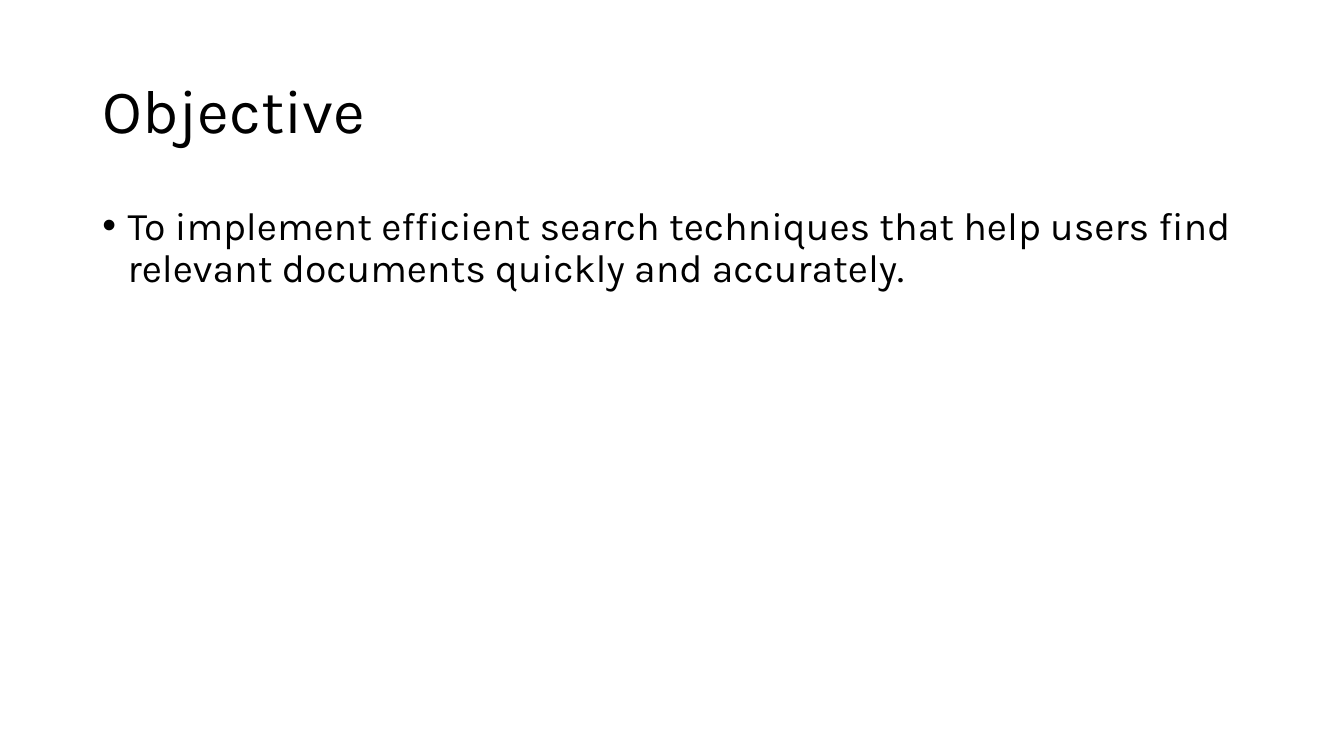
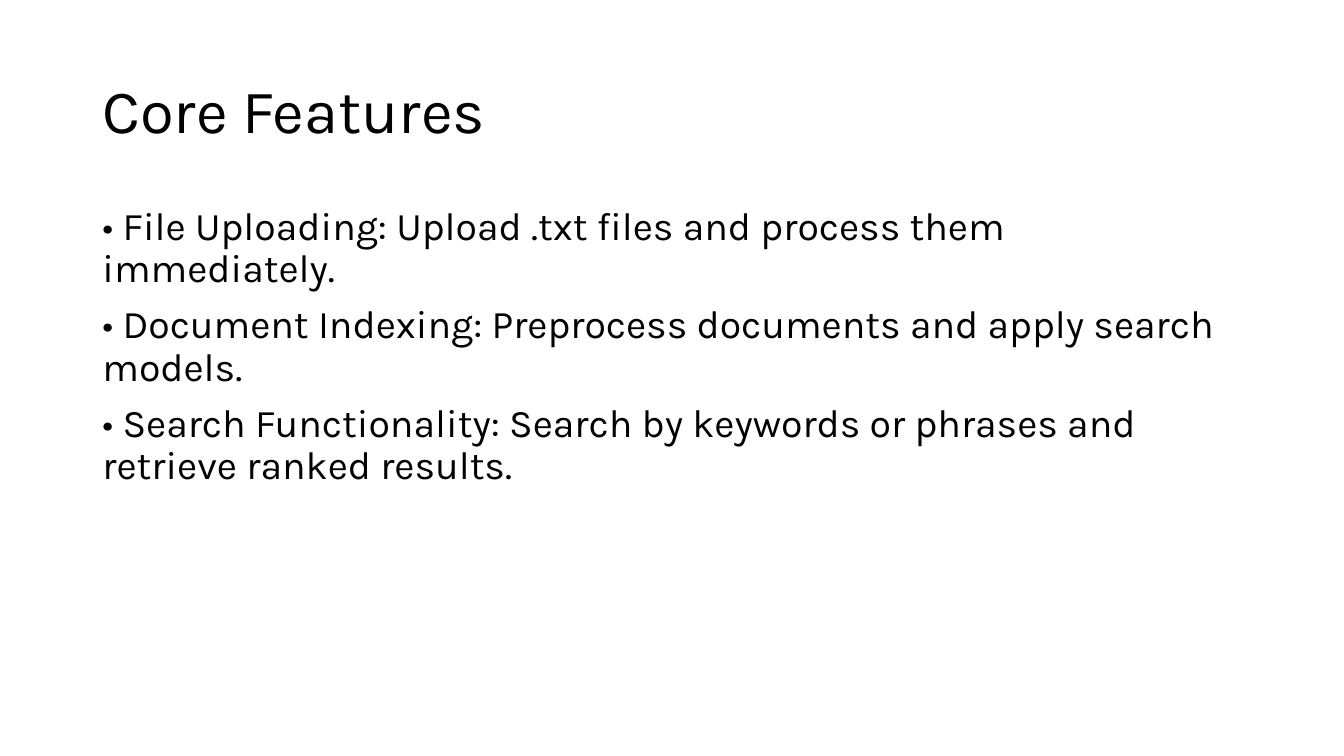
Before and after one commit to AbdulMateenzwl/Information-Retrieval, a slide deck: slide 3 of Assignment 3/Report.pptx. Drawn at 1344x756 pixels with LibreOffice and Linux fonts; fonts in the diff are those of the drawing. Boxes give left, top, right and bottom in pixels: in the first picture for what was removed or moved away, otherwise in the second. Text is boxed around its words. In the diff, an @@ line names an element or a change of style, - is before the commit and + after.

```diff
--- a/Assignment 3/Report.pptx
+++ b/Assignment 3/Report.pptx
@@ title at (x1=102, y1=93, x2=485, y2=134): text changed @@
-Objective
+Core Features
@@ text at (x1=102, y1=213, x2=1213, y2=480): text changed @@
-• To implement efficient search techniques that help users find relevant documents quickly and accurately.
+• File Uploading: Upload .txt files and process them immediately.
+• Document Indexing: Preprocess documents and apply search models.
+• Search Functionality: Search by keywords or phrases and retrieve ranked results.
```
Also in this commit, not shown: 10 other slides changed, 2 slides added, 4 slides removed, 33 other files.
